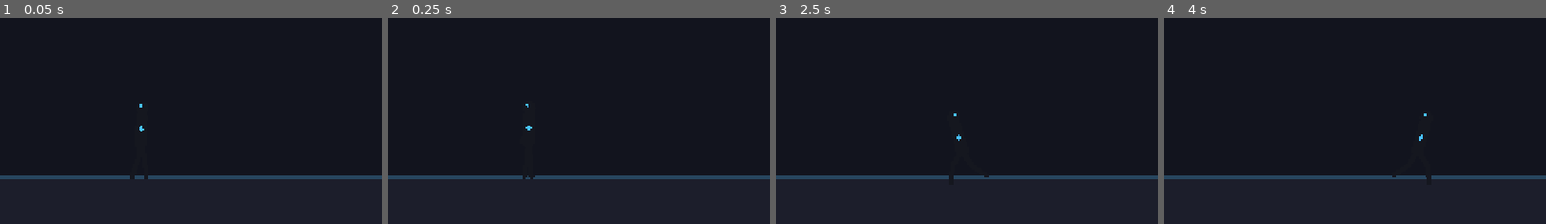
Above: before the commit, frames 1-4 (left to right).
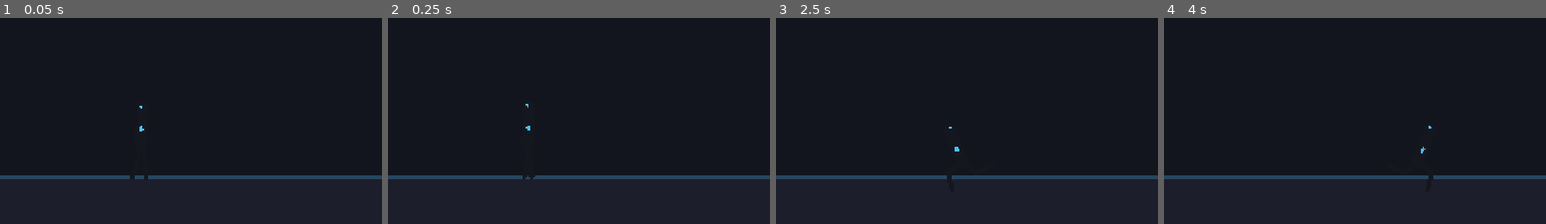
Above: after the commit, the same moments.

Repository: RJL-Marquez/RIVEN
Game: Godot game, scene res://scenes/Arena.tscn
Same seed, same stepped clock (60 frames per second), same inputs: the game is played once before the commit and once after it.
Inputs:
- Up to frame 1 (0.05 s): no input
- Up to frame 2 (0.25 s): no input
- Up to frame 3 (2.5 s): tap Enter at 0.5 s; hold S (crouch) 0.53-1.28 s; hold D (move_right) 0.53-2.03 s; tap W (jump) at 0.77, 1.52 s; tap J (attack) at 1.35 s; tap S (crouch) at 1.55 s; hold A (move_left) from 2.03 s (still down); hold S (crouch) from 2.03 s (still down); tap L (block) at 2.1 s
- Up to frame 4 (4 s): release A (move_left) at 2.78 s; release S (crouch) at 2.78 s; hold D (move_right) from 2.78 s (still down); tap S (crouch) at 2.85 s; tap W (jump) at 3.02, 3.77 s; tap Space at 3.5 s; hold S (crouch) from 3.53 s (still down); tap K (kick) at 3.6 s
The pictures show only the part of the screen within x 25-75%, y 42-91%; the shares and areas given below are measured in that part.

The runs differ from the first frame. In frame 1, less than 0.1% of the frame differs, in the area x 36-38%, y 41-56%; in frame 2, less than 0.1%; in frame 3, 0.1%, in the area x 44-56%, y 46-79%; in frame 4, less than 0.1%.

Commit message:
Phase 1: deepen crouch pose
Drop the hip further (40px) and fold the knees harder so crouch reads as
a clear, low stance rather than a shallow dip.

Co-Authored-By: Claude Opus 4.8 <noreply@anthropic.com>

Diff:
--- a/actors/fighter/fighter_rig.gd
+++ b/actors/fighter/fighter_rig.gd
@@ -154,13 +154,13 @@
 			}
 		"crouch":
 			return {
-				"torso": 16.0,
-				"upper_leg_back": 28.0,
-				"upper_leg_front": -28.0,
-				"lower_leg_back": 26.0,
-				"lower_leg_front": 26.0,
-				"upper_arm_back": -10.0,
-				"upper_arm_front": -10.0,
+				"torso": 24.0,
+				"upper_leg_back": 50.0,
+				"upper_leg_front": -50.0,
+				"lower_leg_back": 70.0,
+				"lower_leg_front": 70.0,
+				"upper_arm_back": -4.0,
+				"upper_arm_front": -4.0,
 			}
 		"jump":
 			return {
@@ -202,7 +202,7 @@
 
 func _vert_for(anim: String) -> float:
 	match anim:
-		"crouch": return 18.0
-		"land": return 8.0
+		"crouch": return 40.0
+		"land": return 10.0
 		"jump": return -2.0
 		_: return 0.0
